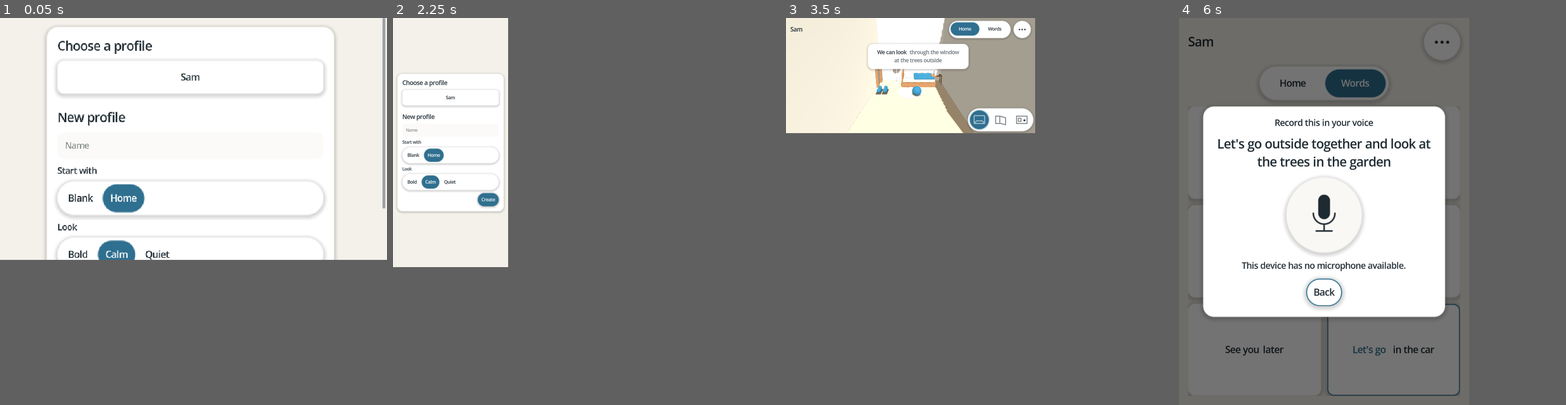
Above: before the commit, frames 1-4 (left to right).
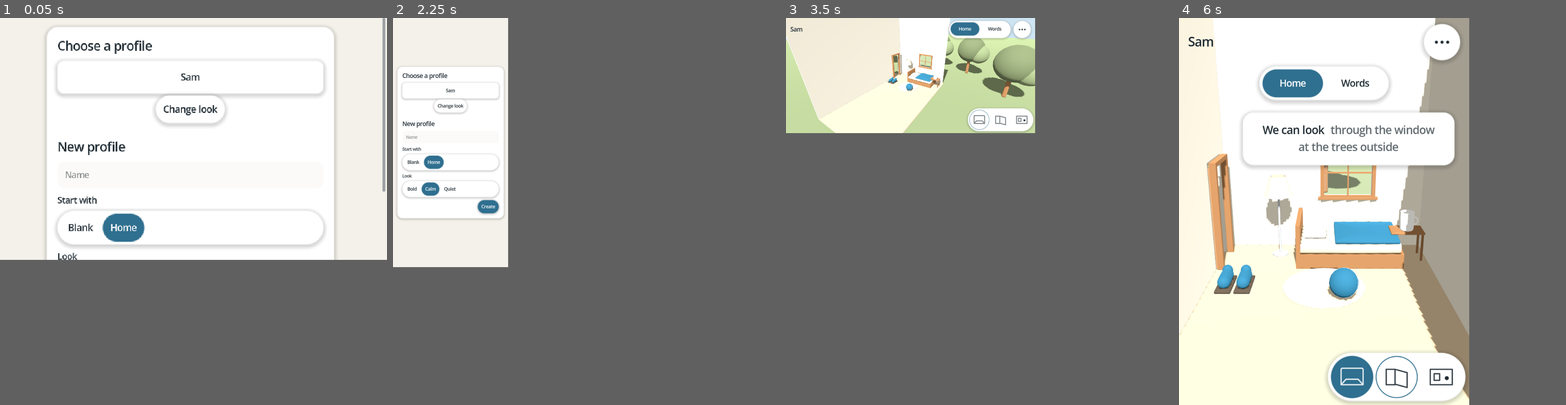
Above: after the commit, the same moments.

Repository: crashtestbrandt/alex
Game: Godot game, scene res://tools/instr/visual_probe.tscn
The game is run twice, just before and just after one commit, with the same random seed, the same clock (stepped at 60 frames per second) and the same inputs. This scene is started directly instead of the project's main scene.
Inputs (mouse positions are in pixels of both pictures, inside the frame that each line leads up to):
- Up to frame 1 (0.05 s): no input
- Up to frame 2 (2.25 s): click (594, 246) at 0.52 s; click (663, 246) at 1.27 s; click (737, 29) at 2 s
- Up to frame 3 (3.5 s): click (1087, 230) at 2.77 s
- Up to frame 4 (6 s): click (1511, 230) at 3.52 s; click (1368, 76) at 4.25 s, where only the run before the commit has a clickable "Sam"; click (1411, 242) at 5.02 s; click (1469, 242) at 5.77 s

The runs differ from the first frame. In frame 1, 4.1% of the frame differs, in the area x 14-100%, y 20-63%; in frame 2, 2.1%; in frame 3, 9.1%; in frame 4, 59%, in the area x 0-75%, y 0-100%.

Commit message:
feat(profiles) change the saved look of an existing profile

Diff:
--- a/scenes/ui/profile_picker.tscn
+++ b/scenes/ui/profile_picker.tscn
@@ -39,6 +39,7 @@
 theme_override_constants/separation = 16
 
 [node name="Heading" type="Label" parent="Center/Panel/Column"]
+unique_name_in_owner = true
 layout_mode = 2
 theme_type_variation = &"TitleLabel"
 text = "Choose a profile"
@@ -58,10 +59,12 @@
 autowrap_mode = 3
 
 [node name="Gap" type="Control" parent="Center/Panel/Column"]
+unique_name_in_owner = true
 custom_minimum_size = Vector2(0, 8)
 layout_mode = 2
 
 [node name="NewHeading" type="Label" parent="Center/Panel/Column"]
+unique_name_in_owner = true
 layout_mode = 2
 text = "New profile"
 theme_type_variation = &"TitleLabel"
@@ -73,6 +76,7 @@
 script = ExtResource("4")
 
 [node name="StarterRow" type="VBoxContainer" parent="Center/Panel/Column"]
+unique_name_in_owner = true
 layout_mode = 2
 theme_override_constants/separation = 12
 
@@ -100,7 +104,21 @@
 layout_mode = 2
 script = ExtResource("5")
 
-[node name="CreateButton" type="Button" parent="Center/Panel/Column"]
+[node name="Actions" type="HFlowContainer" parent="Center/Panel/Column"]
+layout_mode = 2
+alignment = 2
+theme_override_constants/h_separation = 16
+theme_override_constants/v_separation = 12
+
+[node name="BackButton" type="Button" parent="Center/Panel/Column/Actions"]
+unique_name_in_owner = true
+visible = false
+layout_mode = 2
+script = ExtResource("3")
+shape = 1
+text = "Back"
+
+[node name="CreateButton" type="Button" parent="Center/Panel/Column/Actions"]
 unique_name_in_owner = true
 layout_mode = 2
 size_flags_horizontal = 8
--- a/scripts/ui/profile_picker.gd
+++ b/scripts/ui/profile_picker.gd
@@ -1,9 +1,7 @@
 extends Control
 class_name ProfilePicker
-## The adults' screen: pick a profile, or make one from a starter pack and a style. Everything a child sees
-## is a consequence of what is chosen here (docs/profiles.md). Each profile is one button; the starter and
-## the style are pill bars, so the choice is visible at a glance instead of inside a dropdown. Pressing a
-## style applies it at once, so the screen itself is the preview.
+## The adults' screen opens profiles, creates them from starter packs, and changes their saved looks.
+## Style pills preview immediately. An existing profile changes only when Save is pressed.
 
 signal profile_chosen(profile_id: String)
 
@@ -13,12 +11,20 @@
 @onready var _style_bar: PillBar = %StyleBar
 @onready var _create_button: SdfButton = %CreateButton
 @onready var _status: Label = %Status
+@onready var _heading: Label = %Heading
+@onready var _new_heading: Label = %NewHeading
+@onready var _starter_row: Control = %StarterRow
+@onready var _gap: Control = %Gap
+@onready var _back_button: SdfButton = %BackButton
 
 var _starters: Array[Starter] = []
 var _style_ids: PackedStringArray = PackedStringArray()
+var _editing_id: String = ""
+var _previous_style: StylePreset = null
 
 func _ready() -> void:
 	_create_button.pressed.connect(_on_create)
+	_back_button.pressed.connect(_on_back)
 	_name_edit.text_submitted.connect(_on_name_submitted)
 	_fill_starters()
 	_fill_styles()
@@ -29,23 +35,37 @@
 func _layout_profiles() -> void:
 	_profiles.columns = UiGeometry.grid_columns(minf(size.x - 120.0, 704.0), _profiles.get_child_count(), 280.0, 12.0)
 
-## Re-read the profiles on disk: one button each, in the store's order.
+## Re-read the profiles on disk, with separate actions to open each profile or change its look.
 func refresh() -> void:
+	_editing_id = ""
+	_previous_style = null
+	_show_form(false)
 	for child: Node in _profiles.get_children():
 		_profiles.remove_child(child)
 		child.queue_free()
 	var ids: PackedStringArray = ProfileStore.list_ids()
 	for profile_id: String in ids:
 		var p: Profile = ProfileStore.load_profile(profile_id)
+		if p == null:
+			continue
+		var card: VBoxContainer = VBoxContainer.new()
+		card.size_flags_horizontal = Control.SIZE_EXPAND_FILL
+		_profiles.add_child(card)
 		var button: SdfButton = SdfButton.new()
-		button.text = profile_id if p == null else p.display_name
+		button.text = p.display_name
 		button.autowrap_mode = TextServer.AUTOWRAP_WORD_SMART
 		button.size_flags_horizontal = Control.SIZE_EXPAND_FILL
 		button.custom_minimum_size = Vector2(0, 88)
 		button.pressed.connect(_on_profile_pressed.bind(profile_id))
-		_profiles.add_child(button)
-	_profiles.visible = not ids.is_empty()
-	_status.text = "Create a profile to begin." if ids.is_empty() else ""
+		card.add_child(button)
+		var edit: SdfButton = SdfButton.new()
+		edit.text = "Change look"
+		edit.shape = SdfButton.Shape.PILL
+		edit.size_flags_horizontal = Control.SIZE_SHRINK_CENTER
+		edit.pressed.connect(_on_edit_profile.bind(profile_id))
+		card.add_child(edit)
+	_profiles.visible = _profiles.get_child_count() > 0
+	_status.text = "Create a profile to begin." if _profiles.get_child_count() == 0 else ""
 	_status.visible = not _status.text.is_empty()
 	_layout_profiles()
 	_style_bar.set_active(_current_style_index())
@@ -82,6 +102,54 @@
 
 func _on_style_pressed(style_id: String) -> void:
 	Style.apply(StylePreset.load_by_id(style_id))
+	_style_bar.set_active(_current_style_index())
+
+func _show_form(editing: bool) -> void:
+	_new_heading.visible = not editing
+	_name_edit.visible = not editing
+	_starter_row.visible = not editing
+	_gap.visible = not editing
+	_back_button.visible = editing
+	_create_button.text = "Save" if editing else "Create"
+	if not editing:
+		_heading.text = "Choose a profile"
+
+func _on_edit_profile(profile_id: String) -> void:
+	var profile: Profile = ProfileStore.load_profile(profile_id)
+	if profile == null:
+		return
+	_editing_id = profile_id
+	_previous_style = Style.current
+	_profiles.hide()
+	_status.hide()
+	_show_form(true)
+	_heading.text = "Look for %s" % profile.display_name
+	_on_style_pressed(profile.style_id)
+	_style_bar.items()[_current_style_index()].grab_focus()
+
+func _on_back() -> void:
+	if _previous_style != null:
+		Style.apply(_previous_style)
+	refresh()
+
+func _unhandled_key_input(event: InputEvent) -> void:
+	if visible and not _editing_id.is_empty() and event.is_action_pressed("ui_cancel"):
+		_on_back()
+		get_viewport().set_input_as_handled()
+
+func _save_look(style_id: String) -> void:
+	# Reload before saving so previewing a look cannot overwrite other profile changes.
+	var profile: Profile = ProfileStore.load_profile(_editing_id)
+	if profile == null:
+		_status.text = "Could not open the profile."
+		return
+	profile.style_id = style_id
+	if ProfileStore.save_profile(profile) != OK:
+		_status.text = "Could not save the look. Try again."
+		return
+	var profile_id: String = _editing_id
+	refresh()
+	profile_chosen.emit(profile_id)
 
 func _on_profile_pressed(profile_id: String) -> void:
 	profile_chosen.emit(profile_id)
@@ -91,6 +159,13 @@
 
 func _on_create() -> void:
 	_status.visible = true
+	var style_id: String = "calm"
+	var style_index: int = _style_bar.active_index()
+	if style_index >= 0 and style_index < _style_ids.size():
+		style_id = _style_ids[style_index]
+	if not _editing_id.is_empty():
+		_save_look(style_id)
+		return
 	var name: String = _name_edit.text.strip_edges()
 	if name.is_empty():
 		_status.text = "Give the profile a name."
@@ -100,10 +175,6 @@
 	var starter_index: int = _starter_bar.active_index()
 	if starter_index >= 0 and starter_index < _starters.size():
 		starter = _starters[starter_index]
-	var style_id: String = "calm"
-	var style_index: int = _style_bar.active_index()
-	if style_index >= 0 and style_index < _style_ids.size():
-		style_id = _style_ids[style_index]
 	var p: Profile = ProfileStore.create_profile(name, starter, style_id)
 	if p == null:
 		_status.text = "Could not save the profile. Check the log."
--- a/tools/instr/visual_probe.gd
+++ b/tools/instr/visual_probe.gd
@@ -8,6 +8,7 @@
 var _capture: bool = false
 var _out: String = "user://visual_probe_captures"
 var _label: String = ""
+var _profile_looks_complete: bool = false
 
 func _ready() -> void:
 	_run()
@@ -165,13 +166,58 @@
 			await _settle()
 			_inside(create, screen, "create reachable by scrolling")
 			_shot("picker")
+			var profile_card: Control = (picker.get_node("%Profiles") as Control).get_child(0) as Control
+			(profile_card.get_child(1) as SdfButton).pressed.emit()
+			await _settle()
+			_inside(picker.get_node("%StyleBar") as Control, screen, "existing profile look choices")
+			_inside(create, screen, "save look reachable")
+			_shot("profile-look")
+			(picker.get_node("%BackButton") as SdfButton).pressed.emit()
 			print("VISUAL checked %s" % _label)
+	await _profile_looks(main, picker, profile)
+	_check(_profile_looks_complete, "profile look flow completed")
 	await _stress(main, home, picker, overlay, profile)
 	ProfileStore.repo.delete_profile(profile.id)
 	DirAccess.remove_absolute(ProjectSettings.globalize_path(ProfileStore.repo.root))
 	ProfileStore.repo = previous_repo
 	print("VISUAL-PROBE %s (%d failures)" % ["PASS" if _failures.is_empty() else "FAIL", _failures.size()])
 	get_tree().quit(0 if _failures.is_empty() else 1)
+
+func _profile_looks(main: Main, picker: ProfilePicker, profile: Profile) -> void:
+	_label = "profile-looks"
+	var saved: Profile = ProfileStore.load_profile(profile.id)
+	var expected: String = JSON.stringify(saved.to_dict())
+	var other: Profile = ProfileStore.create_profile("Another profile", null, "quiet")
+	main.show_picker()
+	await _settle()
+	var styles: PillBar = picker.get_node("%StyleBar") as PillBar
+	var ids: PackedStringArray = StylePreset.list_ids()
+	styles.items()[ids.find("bold")].pressed.emit()
+	_check(Style.current == StylePreset.load_by_id("bold"), "new-profile look previews immediately")
+	_check(ProfileStore.load_profile(profile.id).style_id == saved.style_id, "preview leaves existing profile unchanged")
+	var card: Control = (picker.get_node("%Profiles") as Control).get_child(0) as Control
+	(card.get_child(1) as SdfButton).pressed.emit()
+	_check(styles.active_index() == ids.find(saved.style_id), "editing selects the saved look")
+	styles.items()[ids.find("calm")].pressed.emit()
+	_check(Style.current == StylePreset.load_by_id("calm"), "existing-profile look previews immediately")
+	_check(JSON.stringify(ProfileStore.load_profile(profile.id).to_dict()) == expected, "preview writes nothing")
+	(picker.get_node("%BackButton") as SdfButton).pressed.emit()
+	_check(Style.current == StylePreset.load_by_id("bold"), "Back restores the previous preview")
+	_check(JSON.stringify(ProfileStore.load_profile(profile.id).to_dict()) == expected, "Back preserves the profile")
+	card = (picker.get_node("%Profiles") as Control).get_child(0) as Control
+	(card.get_child(1) as SdfButton).pressed.emit()
+	styles.items()[ids.find("bold")].pressed.emit()
+	(picker.get_node("%CreateButton") as SdfButton).pressed.emit()
+	saved.style_id = "bold"
+	expected = JSON.stringify(saved.to_dict())
+	_check(JSON.stringify(ProfileStore.load_profile(profile.id).to_dict()) == expected, "Save changes only the profile's look")
+	_check(ProfileStore.load_profile(other.id).style_id == "quiet", "other profile look is unchanged")
+	_check(not picker.visible, "Save opens the updated profile")
+	Style.apply(StylePreset.load_by_id("calm"))
+	main.open_profile(profile.id)
+	_check(Style.current == StylePreset.load_by_id("bold"), "reopening loads the saved look")
+	ProfileStore.repo.delete_profile(other.id)
+	_profile_looks_complete = true
 
 func _stress(main: Main, home: ChildHome, picker: ProfilePicker, overlay: RecordOverlay, profile: Profile) -> void:
 	_label = "long-content"
Not shown, changed: docs/profiles.md
Not shown, changed: docs/ui.md
